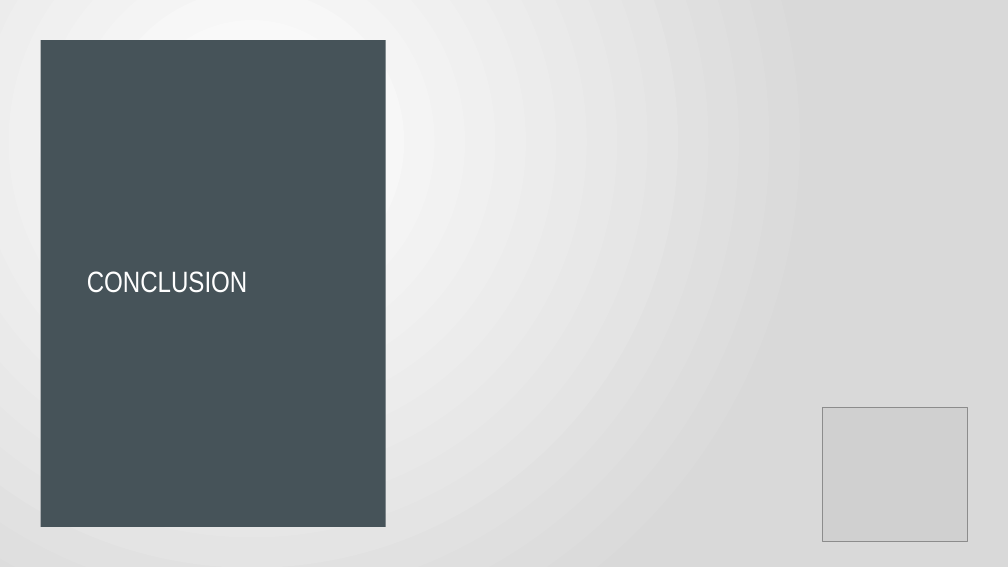
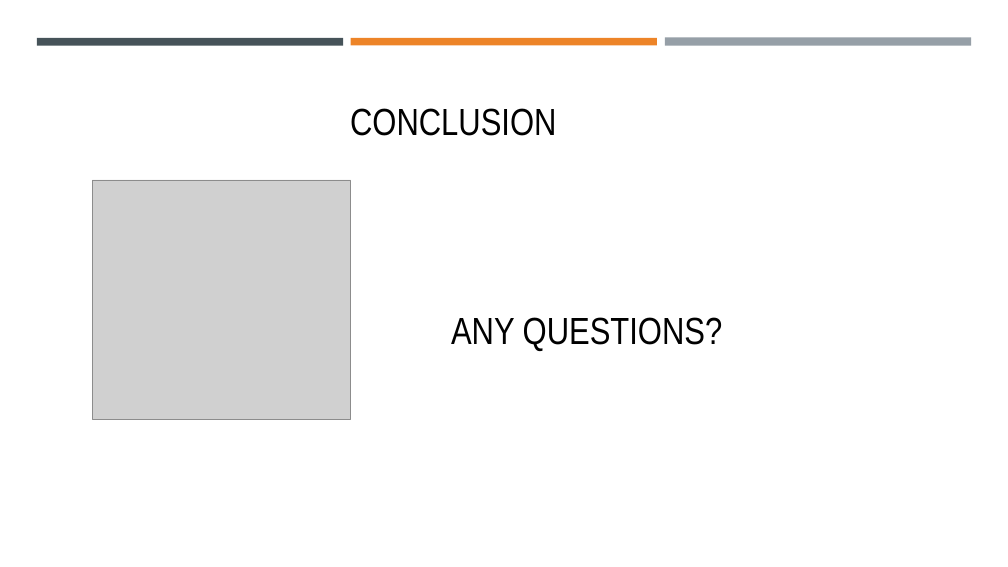
Before and after one commit to Bmyers5817/Project-1, a slide deck: slide 15 of World Happiness.pptx (slide 10 before the commit). Drawn at 1008x567 pixels with LibreOffice and Linux fonts; fonts in the diff are those of the drawing; grey boxes stand for pictures. Boxes give left, top, right and bottom in pixels: in the first picture for what was removed or moved away, otherwise in the second. Text is boxed around its words. In the diff, an @@ line names an element or a change of style, - is before the commit and + after.

```diff
--- a/World Happiness.pptx
+++ b/World Happiness.pptx
@@ background gradient #FFFFFF to #D9D9D9 to #FFFFFF @@
@@ rectangle at [0, 0, 1008, 567]: fill gradient #FFFFFF to #D9D9D9 to #FFFFFF @@
@@ rectangle removed at [37, 50, 342, 531] @@
@@ rectangle removed at [41, 40, 386, 527] @@
@@ title "CONCLUSION": place and size @@
-title "CONCLUSION" at [87, 271, 248, 293]
+title "CONCLUSION" at [350, 108, 556, 136]
@@ title "CONCLUSION" at [350, 108, 556, 136]: size 28 to 36 pt, text colour #FFFFFF to #000000; vertical alignment middle to bottom @@
@@ picture: place and size @@
-picture at [823, 408, 967, 541]
+picture at [92, 180, 351, 419]
@@ text added at [451, 317, 723, 351], 36 pt, text #000000 @@
+ANY QUESTIONS?
```
Also in this commit, not shown: 5 other slides changed, 7 slides added, 2 slides removed.
